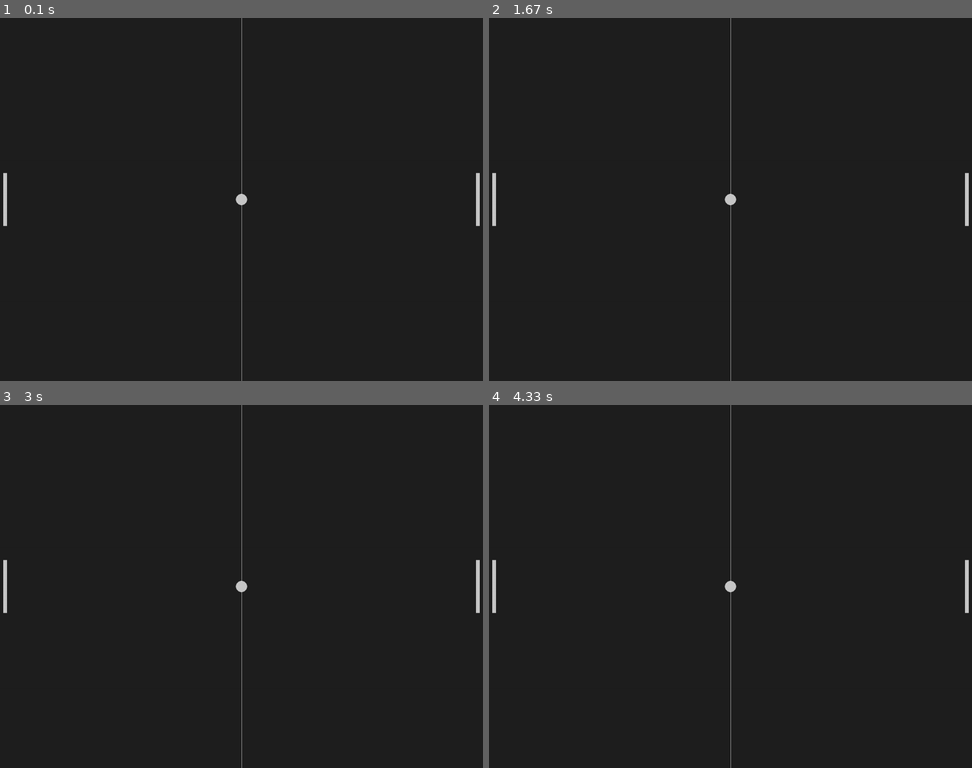
Above: before the commit, frames 1-4 (two rows, left to right).
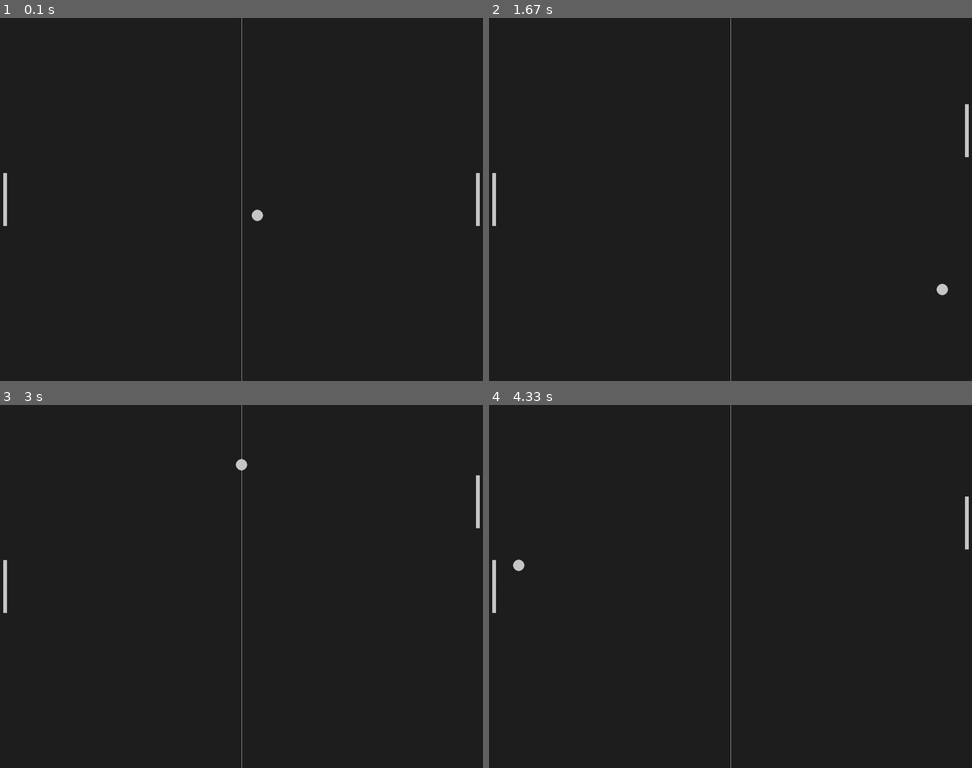
Above: after the commit, the same moments.

Repository: tdep/pygame-pong
Game: pygame game, started from main.py
Two runs of this game, one before a commit and one after it. Both use one fixed random seed, a clock stepped at 60 frames per second and the inputs below.
Inputs:
- Up to frame 1 (0.1 s): no input
- Up to frame 2 (1.67 s): hold Up 0.33-0.8 s; hold Down 0.83-1.13 s; hold Up 1.17-1.53 s; hold Down from 1.57 s (still down)
- Up to frame 3 (3 s): release Down at 1.93 s; hold Up 1.97-2.27 s; hold Down 2.3-2.6 s; hold Up from 2.63 s (still down)
- Up to frame 4 (4.33 s): release Up at 3 s; hold Down 3.03-3.4 s; hold Up 3.43-3.73 s; hold Down 3.77-4.07 s; hold Up from 4.1 s (still down)

The runs differ from the first frame. In frame 1, 0.1% of the frame differs, in the area x 48-55%, y 48-56%; in frame 2, 0.3%; in frame 3, 0.3%, in the area x 48-100%, y 14-58%; in frame 4, 0.3%.

Commit message:
added ball and player paddle animations

Diff:
--- a/main.py
+++ b/main.py
@@ -1,4 +1,20 @@
 import pygame, sys
+
+
+def ball_animation():
+    global ball_speed_x, ball_speed_y #really only a good solution for small programs - for larger applications use return statements or classes
+    ball.x += ball_speed_x
+    ball.y += ball_speed_y
+
+    #Use >= or <=, not == - if ball is at 955px and the next frame it is at 962px, it will 'bounce' instead of continuing because it never reaches 960px
+    if ball.top <= 0 or ball.bottom >= screen_height:
+        ball_speed_y *= -1
+    if ball.left <= 0 or ball.right >= screen_width:
+        ball_speed_x *= -1
+
+    if ball.colliderect(player) or ball.colliderect(opponent):
+        ball_speed_x *= -1
+
 
 # General setup
 pygame.init()
@@ -18,12 +34,30 @@
 bg_color = pygame.Color('grey12')
 light_grey = (200,200,200)
 
+ball_speed_x = 7
+ball_speed_y = 7
+player_speed = 0
+
 while True:
     # Handling input
     for event in pygame.event.get():
         if event.type == pygame.QUIT:
             pygame.quit()
             sys.exit()
+        if event.type == pygame.KEYDOWN:
+            if event.key == pygame.K_DOWN:
+                player_speed += 7
+            if event.key == pygame.K_UP:
+                player_speed -= 7
+        if event.type == pygame.KEYUP:
+            if event.key == pygame.K_DOWN:
+                player_speed -=7
+            if event.key == pygame.K_UP:
+                player_speed += 7
+
+
+    ball_animation()
+    player.y += player_speed
 
     #Visuals
     #Beware of order first element drawn at bottom of the frame, last eliment at the top (z-index)
@@ -35,6 +69,7 @@
     pygame.draw.ellipse(screen, light_grey, ball)
     #anti-alias line(surface to draw on, color, tuple with start point, tuple with end point)
     pygame.draw.aaline(screen, light_grey, (screen_width/2,0), (screen_width/2,screen_height))
+
     # Updating the window
     pygame.display.flip()
     clock.tick(60)
